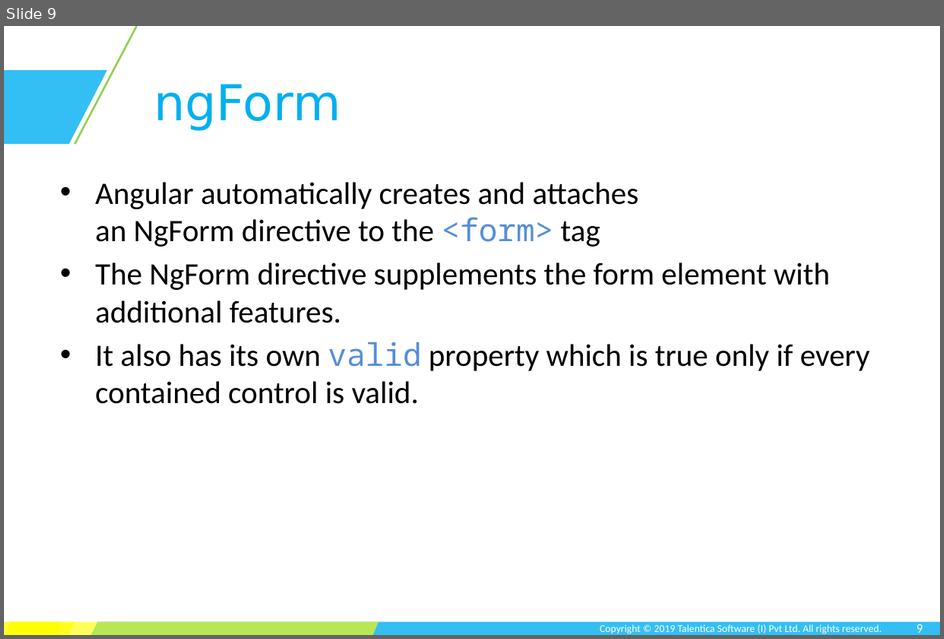
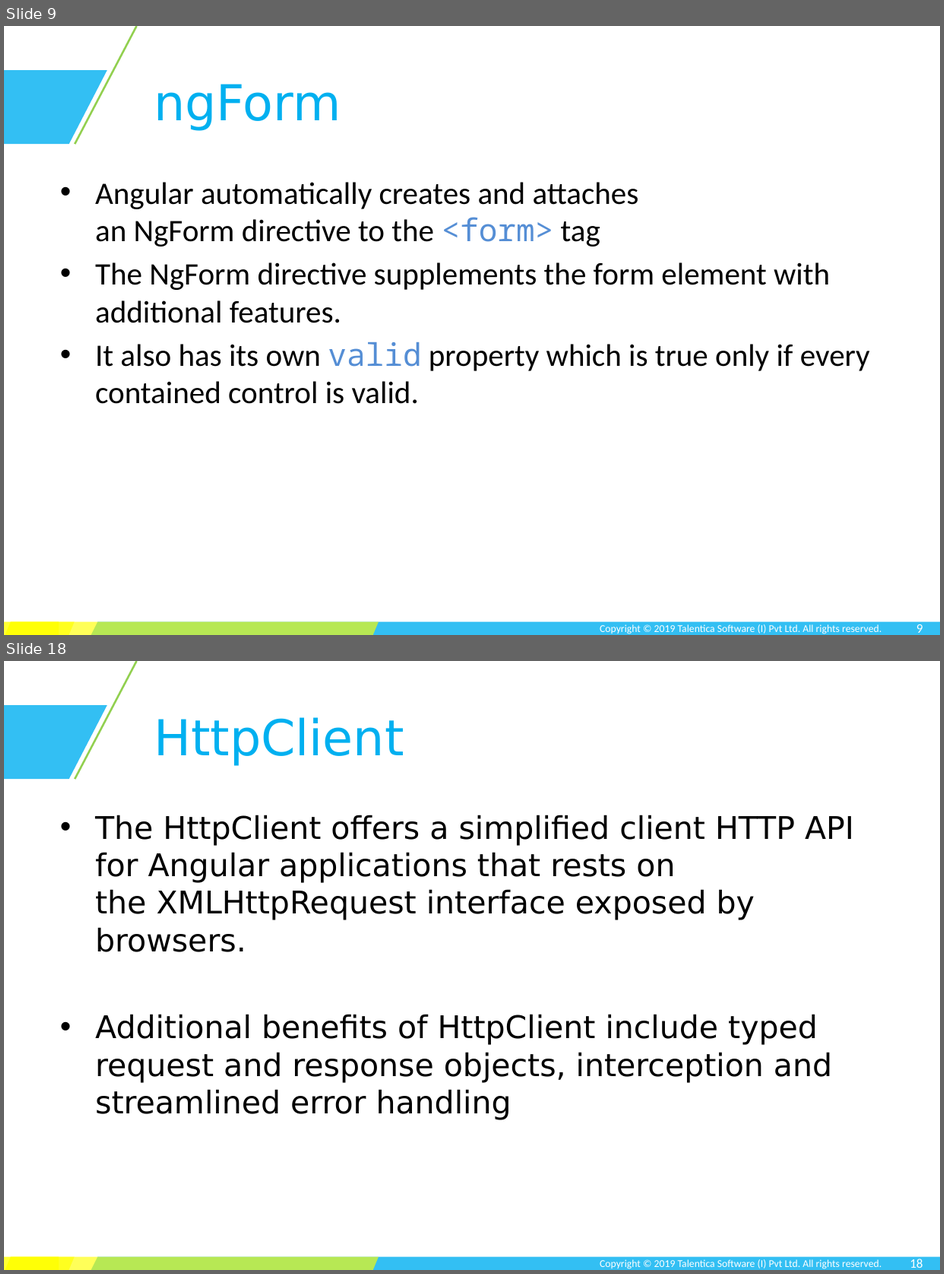
Before and after one commit to TusharRajGupt/angular-demo, a slide deck: session-3/Session 3.pptx. Shown one above the other, each under a label of ours: slide 9 before the commit, slides 9 and 18 after it; the slides between them are not shown. The pictures are 944x639 and 944x1274 pixels, drawn with LibreOffice and Linux fonts; fonts in the diff are those of the drawing; background and template pictures are left out. Boxes give left, top, right and bottom in pixels: in the first picture for what was removed or moved away, otherwise in the second. Text is boxed around its words. In the diff, an @@ line names an element or a change of style, - is before the commit and + after.

```diff
--- a/session-3/Session 3.pptx
+++ b/session-3/Session 3.pptx
@@ slide 18 added at box(4, 661, 940, 1270), background #FFFFFF; not listed: 7 template elements that a slide beside it also shows @@
@@ title added at box(154, 717, 404, 766), 38 pt, text #00B0F0 @@
+HttpClient
@@ text added at box(95, 815, 854, 1120), 24 pt, text #000000 @@
+• The HttpClient offers a simplified client HTTP API for Angular applications that rests on the XMLHttpRequest interface exposed by browsers.
+• Additional benefits of HttpClient include typed request and response objects, interception and streamlined error handling
@@ page number added at box(910, 1258, 923, 1267), 10 pt, text #FFFFFF @@
+18
```
Also in this commit, not shown: 3 slides changed, 15 other slides added, 5 slides removed, 1 other file.
